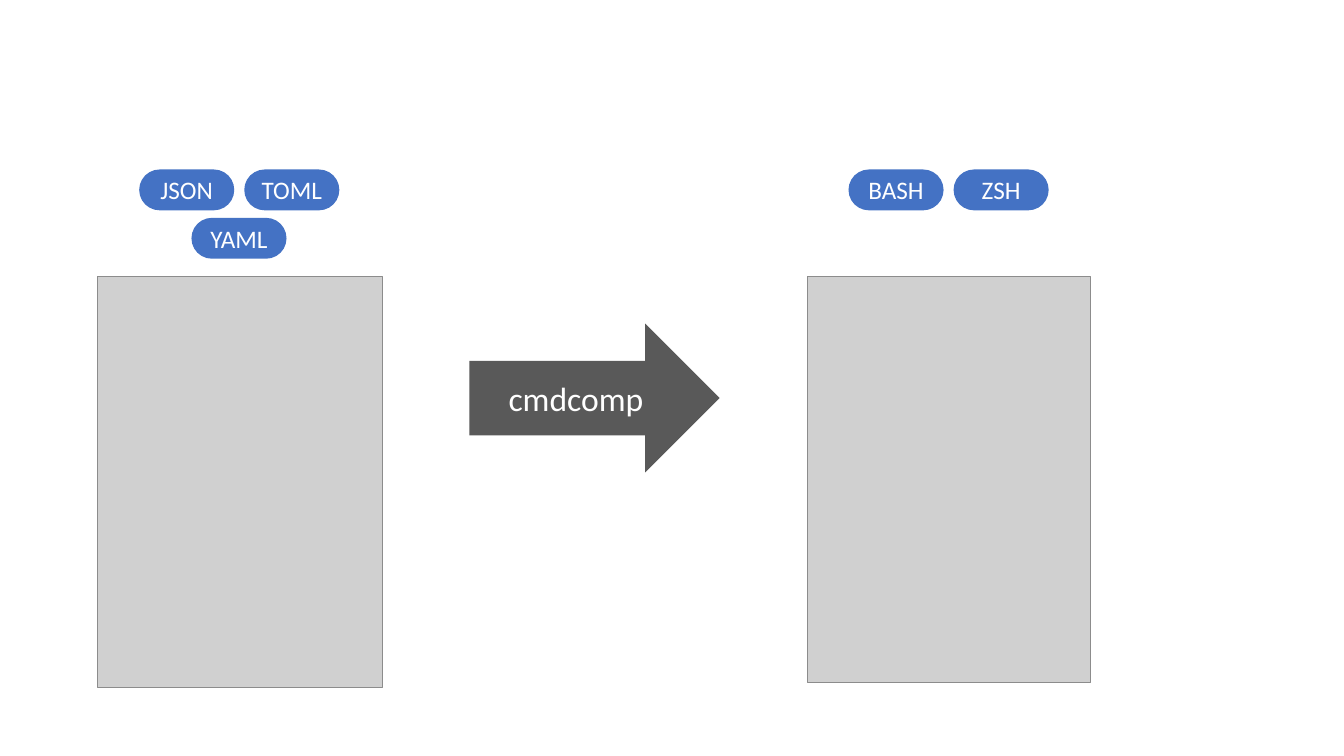
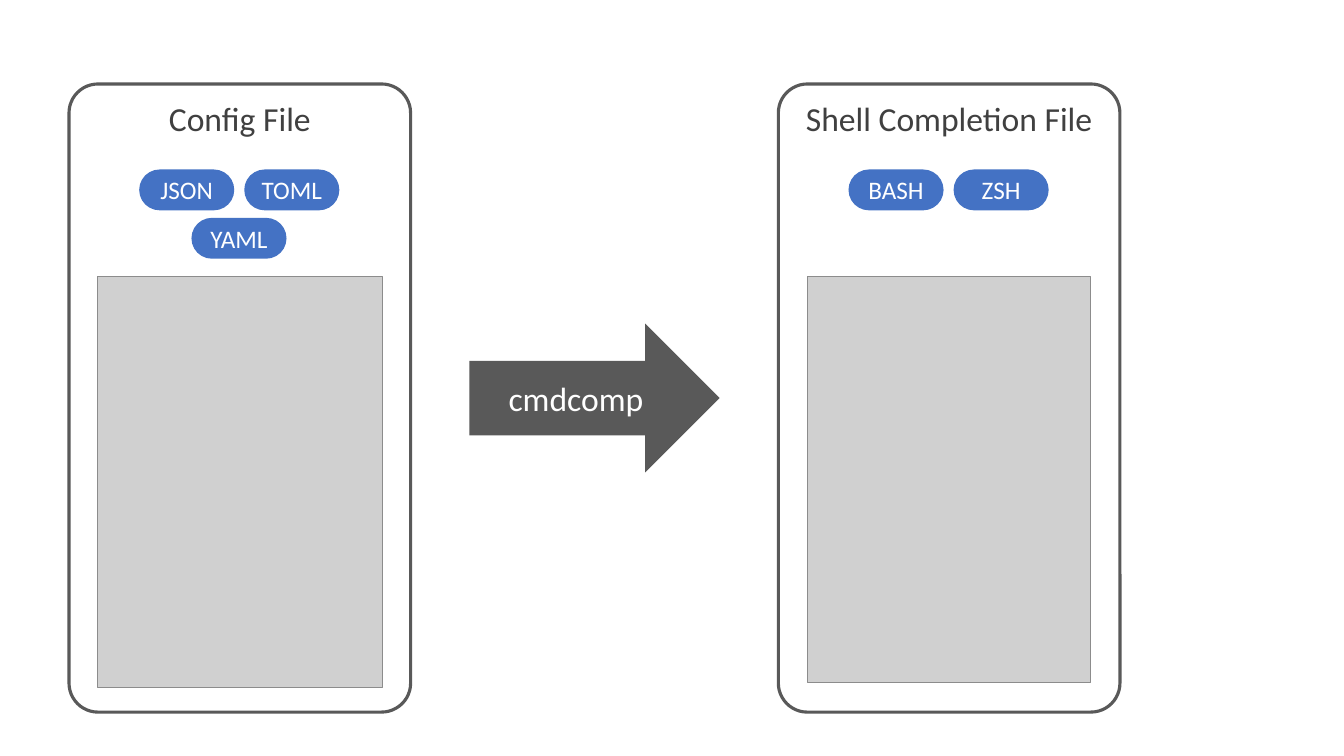
Before and after one commit to yassun7010/cmdcomp, a slide deck: slide 1 of docs/images/image.pptx. Drawn at 1344x756 pixels with LibreOffice and Linux fonts; fonts in the diff are those of the drawing; grey boxes stand for pictures. Boxes give left, top, right and bottom in pixels: in the first picture for what was removed or moved away, otherwise in the second. Text is boxed around its words. In the diff, an @@ line names an element or a change of style, - is before the commit and + after.

```diff
--- a/docs/images/image.pptx
+++ b/docs/images/image.pptx
@@ rounded rectangle added at bbox=[70, 84, 411, 712], outline #595959 2.25 pt, 24 pt, text #404040 @@
+Config File
@@ rounded rectangle added at bbox=[778, 84, 1120, 712], outline #595959 2.25 pt, 24 pt, text #404040 @@
+Shell Completion File
```
Also in this commit, not shown: 1 other file.
